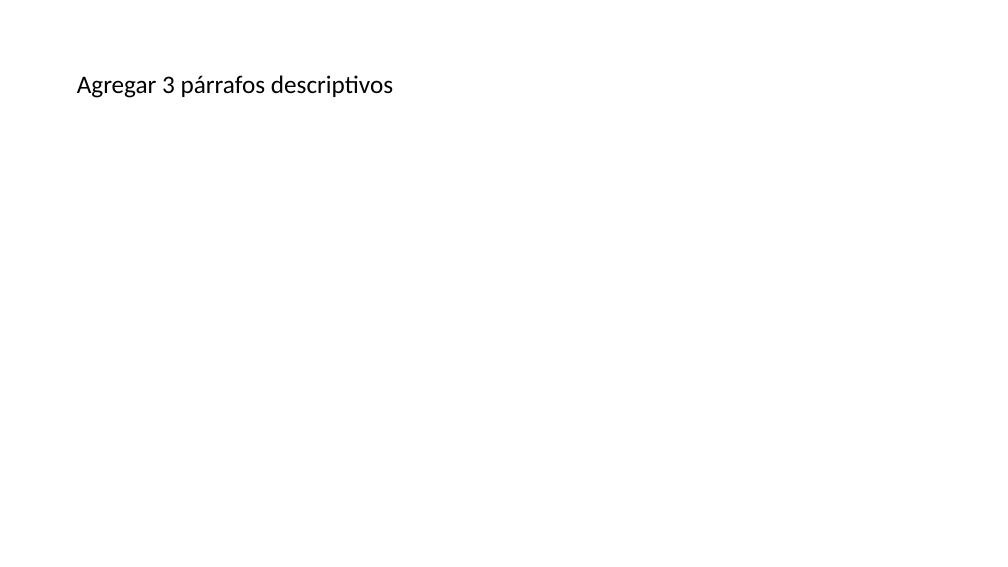
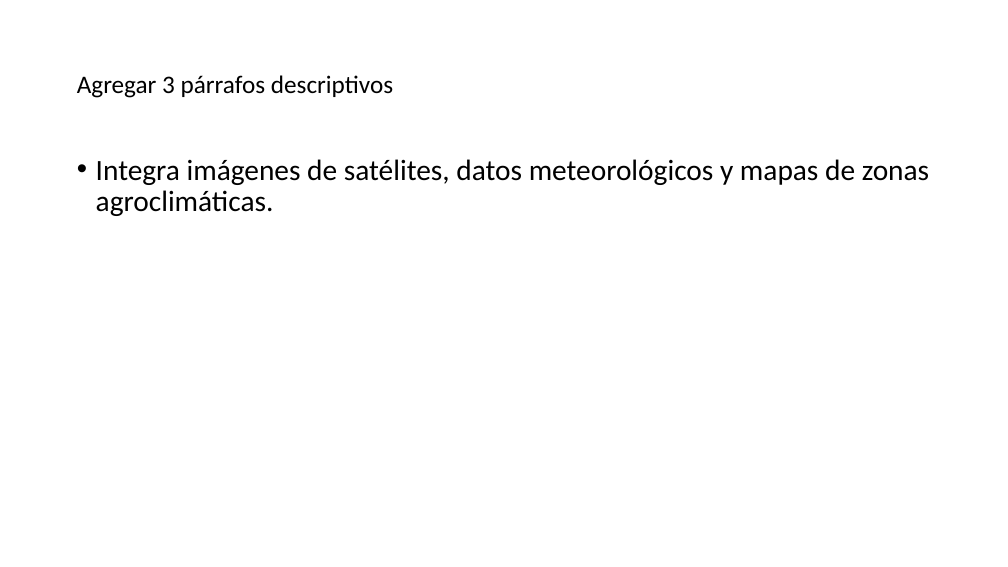
Before and after one commit to Sud-Austral/DATA-AGRO, a slide deck: slide 14 of Diseño/Chile/Geomática Agrícola_app.pptx (slide 7 before the commit). Drawn at 1008x567 pixels with LibreOffice and Linux fonts; fonts in the diff are those of the drawing. Boxes give left, top, right and bottom in pixels: in the first picture for what was removed or moved away, otherwise in the second. Text is boxed around its words. In the diff, an @@ line names an element or a change of style, - is before the commit and + after.

```diff
--- a/Diseño/Chile/Geomática Agrícola_app.pptx
+++ b/Diseño/Chile/Geomática Agrícola_app.pptx
@@ text added at (96, 159, 929, 216), 28 pt, text #000000 @@
+• Integra imágenes de satélites, datos meteorológicos y mapas de zonas agroclimáticas.
```
Also in this commit, not shown: 2 other slides changed, 7 slides added, 8 other files.
